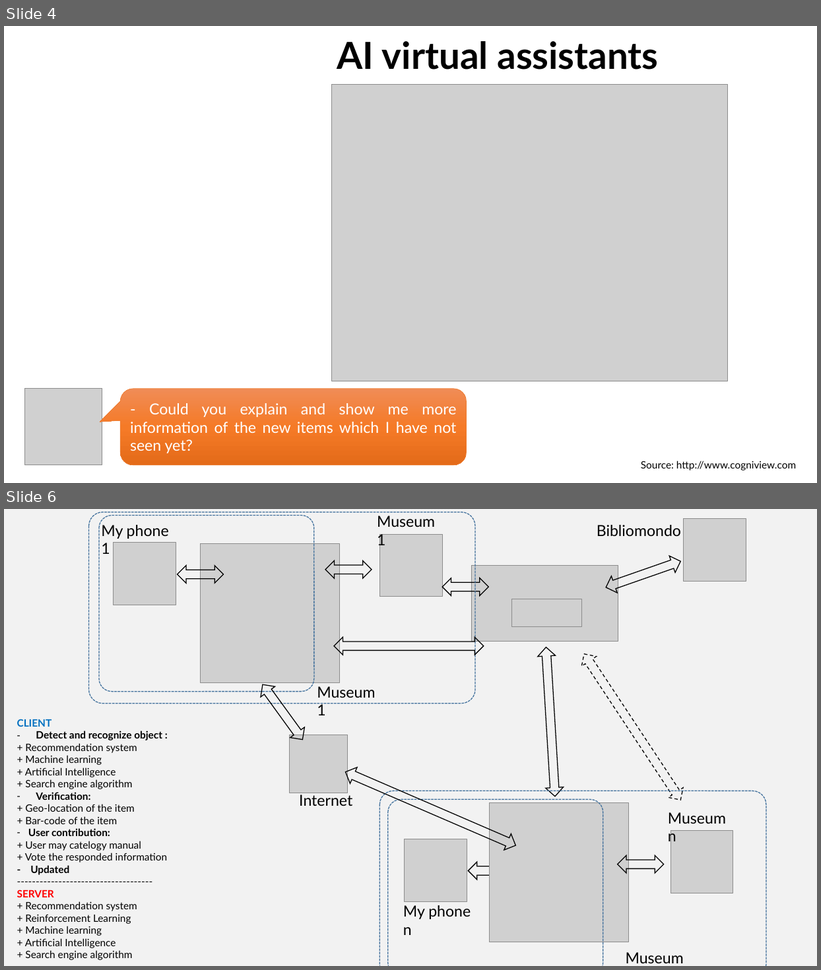
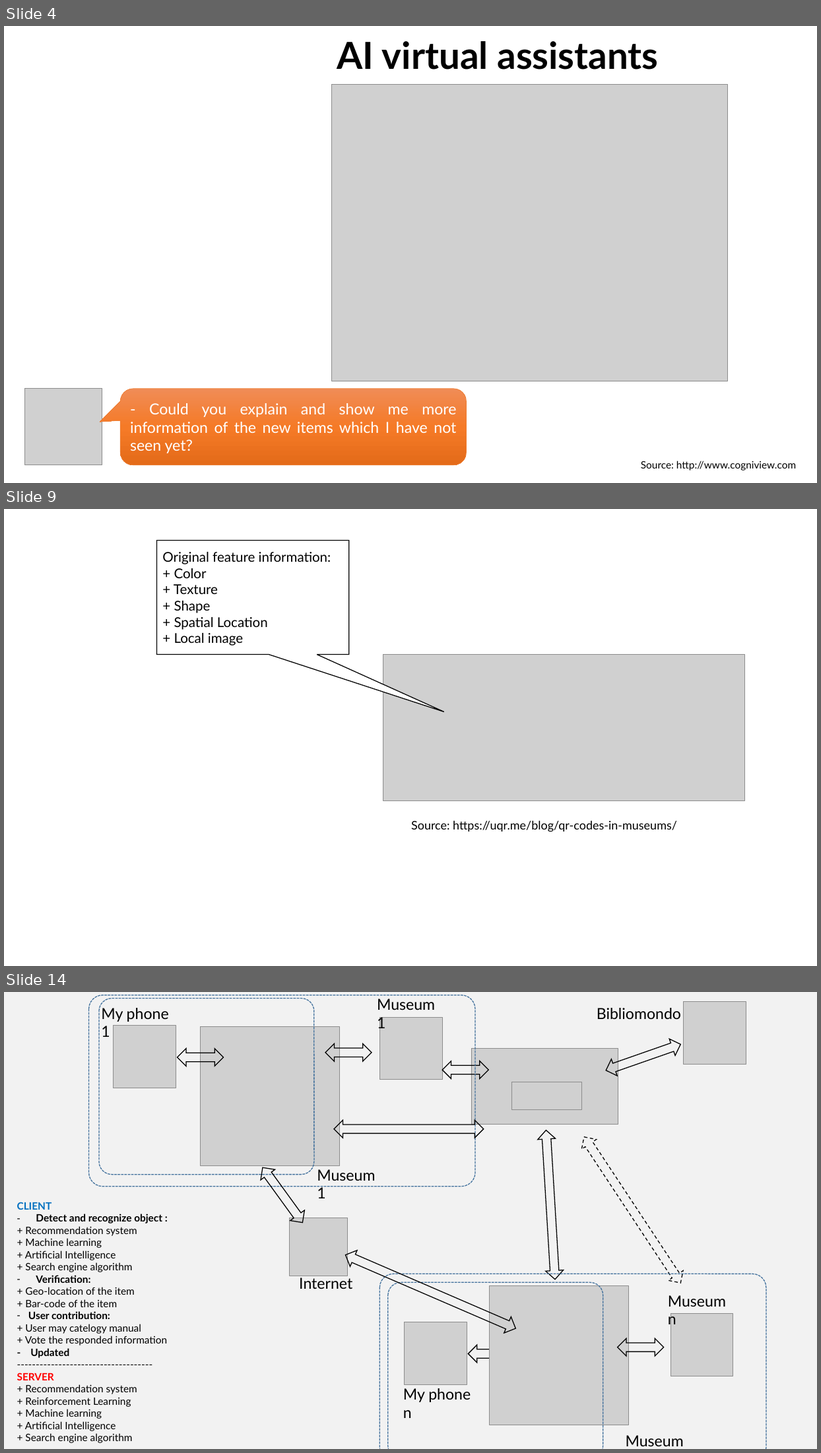
Before and after one commit to dungdovu/DGA1031, a slide deck: DGA1031/What is it.pptx. Shown one above the other, each under a label of ours: slides 4 and 6 before the commit, slides 4, 9 and 14 after it; the slides between them are not shown. The pictures are 821x970 and 821x1453 pixels, drawn with LibreOffice and Linux fonts; fonts in the diff are those of the drawing; grey boxes stand for pictures; background and template pictures are left out. Boxes give left, top, right and bottom in pixels: in the first picture for what was removed or moved away, otherwise in the second. Text is boxed around its words. In the diff, an @@ line names an element or a change of style, - is before the commit and + after.

```diff
--- a/DGA1031/What is it.pptx
+++ b/DGA1031/What is it.pptx
@@ slide 9 added at [4, 509, 817, 966], background picture (left out) @@
@@ speech box added at [156, 540, 349, 654], fill #FFFFFF, outline #000000 1 pt, 16 pt, text #000000 @@
+Original feature information:
++ Color
++ Texture
++ Shape
++ Spatial Location
++ Local image
@@ picture added at [384, 655, 746, 801] @@
@@ text added at [411, 821, 677, 832], 14 pt, text #000000 @@
+Source: https://uqr.me/blog/qr-codes-in-museums/
@@ what was slide 6 is now slide 14 @@
```
Also in this commit, not shown: 8 slides changed, 1 other slide added, 28 other files.
